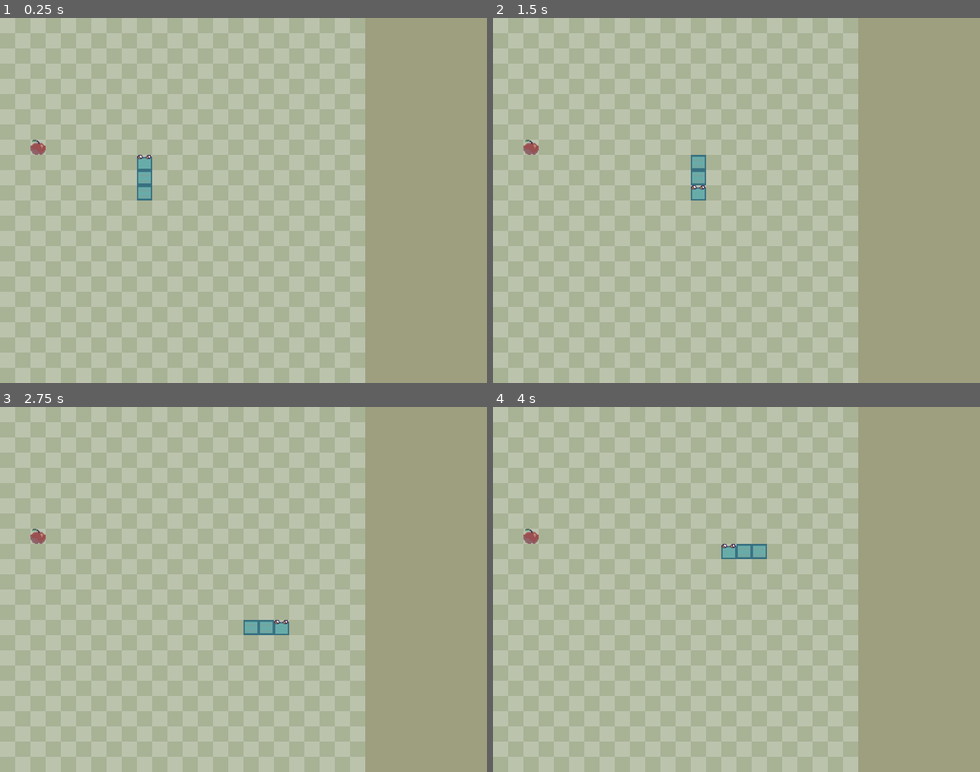
Above: before the commit, frames 1-4 (two rows, left to right).
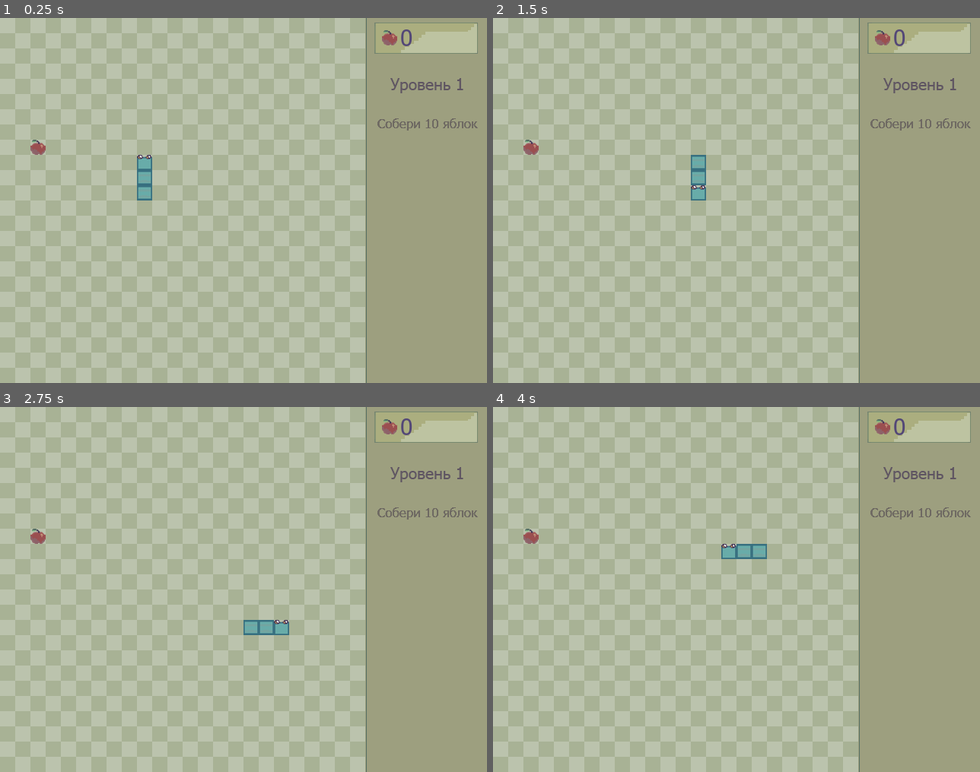
Above: after the commit, the same moments.

Repository: CyberTechWiz/snake-and-pulse
Game: Godot game, scene res://scenes/levels/lvl_1.tscn
Same seed, same stepped clock (60 frames per second), same inputs: the game is played once before the commit and once after it.
Inputs:
- Up to frame 1 (0.25 s): no input
- Up to frame 2 (1.5 s): tap Enter at 0.5 s; hold D (move_right) 0.53-1.28 s; hold S (move_down) from 1.28 s (still down)
- Up to frame 3 (2.75 s): release S (move_down) at 2.03 s; hold D (move_right) from 2.03 s (still down)
- Up to frame 4 (4 s): release D (move_right) at 2.78 s; hold W (move_up) 2.78-3.53 s; hold A (move_left) from 3.53 s (still down)

The runs differ from the first frame. In frame 1, 1.6% of the frame differs, in the area x 75-99%, y 0-100%; in frame 2, 1.6%; in frame 3, 1.6%; in frame 4, 1.6%.

Commit message:
first level
added a window after the game and the design of the first level

Diff:
--- /dev/null
+++ b/scenes/buttons/main_menu_button.tscn
@@ -0,0 +1,12 @@
+[gd_scene load_steps=4 format=3 uid="uid://b4ntwsspekdo3"]
+
+[ext_resource type="Texture2D" uid="uid://yrnvxpjriwot" path="res://art/button/main menu 1.png" id="1_c3ljf"]
+[ext_resource type="Texture2D" uid="uid://b0djpgbyjojws" path="res://art/button/main menu 3.png" id="2_m4vx6"]
+[ext_resource type="Texture2D" uid="uid://caderxj4pqq4o" path="res://art/button/main menu 2.png" id="3_h8af0"]
+
+[node name="MainMenuButton" type="TextureButton"]
+offset_right = 40.0
+offset_bottom = 40.0
+texture_normal = ExtResource("1_c3ljf")
+texture_pressed = ExtResource("2_m4vx6")
+texture_hover = ExtResource("3_h8af0")
--- /dev/null
+++ b/scenes/buttons/replay_button.tscn
@@ -0,0 +1,10 @@
+[gd_scene load_steps=4 format=3 uid="uid://dfatqidpiop7b"]
+
+[ext_resource type="Texture2D" uid="uid://cw8x3h1hruan3" path="res://art/button/replay 1.png" id="1_2lb02"]
+[ext_resource type="Texture2D" uid="uid://bjbgts4mwadmc" path="res://art/button/replay 3.png" id="2_1fgg6"]
+[ext_resource type="Texture2D" uid="uid://bgxuc85jv0p5d" path="res://art/button/replay 2.png" id="3_kethu"]
+
+[node name="ReplayButton" type="TextureButton"]
+texture_normal = ExtResource("1_2lb02")
+texture_pressed = ExtResource("2_1fgg6")
+texture_hover = ExtResource("3_kethu")
--- a/scenes/food/Apple.gd
+++ b/scenes/food/Apple.gd
@@ -2,13 +2,40 @@
 
 @export var food_type: String = "apple"
 
+
+
+@export var disappear_time: float = 0.5
+
+var start_position: Vector2
+var target_position: Vector2
+var start_scale: Vector2
+var start_time: float
+var is_disappearing: bool = false
+
+
+
 var food_pos : Vector2
 
 func _ready():
-	var mob_types = $AnimatedSprite2D.sprite_frames.get_animation_names()
-	$AnimatedSprite2D.play(mob_types[randi() % mob_types.size()])
+	start_scale = scale
+	#connect("body_entered", self, "_on_body_entered")
 
 
+func _process(delta):
+	if is_disappearing:
+		var elapsed_time = (Time.get_ticks_msec() / 1000.0) - start_time
+		var t = min(elapsed_time / disappear_time, 1.0)
+		position = start_position.lerp(target_position, t)
+		scale = start_scale.lerp(Vector2(0, 0), t)
+		if t >= 1.0:
+			queue_free()
 
-func _on_player_game_over():
-	queue_free()
+func disappear_to(target_pos: Vector2):
+	start_position = position
+	target_position = target_pos
+	start_time = Time.get_ticks_msec() / 1000.0
+	is_disappearing = true
+
+func _on_body_entered(body):
+	if body.is_in_group("Snake"):
+		disappear_to(body.position)
--- a/scenes/game_over_menu.tscn
+++ /dev/null
@@ -1,3 +0,0 @@
-[gd_scene format=3 uid="uid://d2pic0kmax8f4"]
-
-[node name="GameOverMenu" type="CanvasLayer"]
--- /dev/null
+++ b/scenes/levels/Task_completed.gd
@@ -0,0 +1,11 @@
+extends RichTextLabel
+
+
+# Called when the node enters the scene tree for the first time.
+func _ready():
+	center_rich_text_label()
+
+
+# Called every frame. 'delta' is the elapsed time since the previous frame.
+func _process(delta):
+	pass
--- a/scenes/levels/lvl_1.gd
+++ b/scenes/levels/lvl_1.gd
@@ -6,9 +6,11 @@
 
 signal start_new_game
 signal food_was_eaten
+signal Update_ScoreLabel_on_game_over(score)
 
 var snake_data
 var apples = []  # Глобальный массив для хранения ссылок на яблоки
+var player
 
 # сетка
 var cells : int = 24
@@ -20,10 +22,11 @@
 
 # Called when the node enters the scene tree for the first time.
 func _ready():
+	$Background_music.play()
+	$GameOverMenu.hide()
 	# Получаем ссылку на узел player
-	var player = $Player
+	player = $Player
 	#получаем данные о змейке из сцены игрока
-	snake_data = player.get_snake_data()
 	new_game()
 
 # Called every frame. 'delta' is the elapsed time since the previous frame.
@@ -31,35 +34,53 @@
 	pass
 
 func new_game():
+	$TaskCompleted.hide()
 	score = 0
-	$SpawnApplesTimer.start()
-	$Timer.start()
+	update_score(score)
+	$Timer_chek_apple.start()
 	emit_signal("start_new_game")
 	move_apples()
 
 func move_apples():
+	snake_data = player.get_snake_data()
 	while regen_apples:
 		regen_apples = false
 		food_pos = Vector2(randi_range(0, cells - 1), randi_range(0, cells - 1))
 		for i in snake_data:
 			if food_pos == i:
 				regen_apples = true
+
 	$Apple.position = (food_pos * cell_size) + Vector2(cell_size / 2, cell_size / 2)
 	regen_apples = true
 
+
 func _on_player_game_over():
-	$SpawnApplesTimer.stop()
+	emit_signal("Update_ScoreLabel_on_game_over", score)
+	$GameOverMenu.show()
+	$Timer_chek_apple.stop()
+
 
 
 # Проверка на поедание еды (только яблоки)
 func check_food_eaten():
+	snake_data = player.get_snake_data()
 	if snake_data[0] == food_pos:
 		score += 1
+		update_score(score)
 		emit_signal("food_was_eaten")
 		move_apples()
 
 
+func _on_game_over_menu_restart():
+	$GameOverMenu.hide()
+	new_game()
 
-func _on_timer_timeout():
+
+func update_score(score):
+	$ScoreLabel.text = str(score)
+	if score == 10:
+		$TaskCompleted.show()
+
+
+func _on_timer_chek_apple_timeout():
 	check_food_eaten()
-	print(score)
--- a/scenes/levels/lvl_1.tscn
+++ b/scenes/levels/lvl_1.tscn
@@ -1,9 +1,13 @@
-[gd_scene load_steps=7 format=3 uid="uid://chvmqd7r1h3i7"]
+[gd_scene load_steps=11 format=3 uid="uid://chvmqd7r1h3i7"]
 
 [ext_resource type="Script" path="res://scenes/levels/lvl_1.gd" id="1_3ojlo"]
 [ext_resource type="Texture2D" uid="uid://bwi5fmpub3k1d" path="res://art/menus/tilemap.png" id="4_rg3y7"]
 [ext_resource type="PackedScene" uid="uid://bt3dggl2p6ssf" path="res://scenes/food/Apple.tscn" id="4_yca7a"]
 [ext_resource type="PackedScene" uid="uid://3o25pwr3refe" path="res://scenes/player/player.tscn" id="5_2khqk"]
+[ext_resource type="PackedScene" uid="uid://d2pic0kmax8f4" path="res://scenes/menus/game_over_menu.tscn" id="5_ht16u"]
+[ext_resource type="Texture2D" uid="uid://wxl165xaak4a" path="res://art/menus/lvl 1.png" id="6_aosvi"]
+[ext_resource type="FontFile" uid="uid://bh5qqs5whlyvo" path="res://art/fonts/tahoma.ttf" id="7_ma4u2"]
+[ext_resource type="AudioStream" uid="uid://b1tra2ggt8kb3" path="res://art/sounds/Yume 2kki OST - Cog Maze (Extended).mp3" id="8_k4chf"]
 
 [sub_resource type="TileSetAtlasSource" id="TileSetAtlasSource_tiql5"]
 texture = ExtResource("4_rg3y7")
@@ -26,22 +30,51 @@
 format = 2
 layer_0/tile_data = PackedInt32Array(0, 1, 0, 2, 1, 0, 4, 1, 0, 6, 1, 0, 8, 1, 0, 10, 1, 0, 12, 1, 0, 14, 1, 0, 16, 1,  …(12963 unchanged characters)…
 
-[node name="Player" parent="." instance=ExtResource("5_2khqk")]
+[node name="Player" parent="." groups=["Snake"] instance=ExtResource("5_2khqk")]
 
 [node name="Apple" parent="." groups=["Apples"] instance=ExtResource("4_yca7a")]
 position = Vector2(15, -28)
 
-[node name="SpawnApplesTimer" type="Timer" parent="."]
-wait_time = 5.0
-
-[node name="Timer" type="Timer" parent="."]
+[node name="Timer_chek_apple" type="Timer" parent="."]
 wait_time = 0.1
 
+[node name="GameOverMenu" parent="." instance=ExtResource("5_ht16u")]
+visible = false
+
+[node name="sidebar lvl1" type="TextureRect" parent="."]
+offset_right = 40.0
+offset_bottom = 40.0
+texture = ExtResource("6_aosvi")
+
+[node name="ScoreLabel" type="RichTextLabel" parent="."]
+offset_left = 526.0
+offset_top = 6.0
+offset_right = 627.0
+offset_bottom = 47.0
+theme_override_colors/default_color = Color(0.323415, 0.280263, 0.465223, 1)
+theme_override_fonts/normal_font = ExtResource("7_ma4u2")
+theme_override_font_sizes/normal_font_size = 30
+text = "0"
+
+[node name="TaskCompleted" type="Label" parent="."]
+offset_left = 489.0
+offset_top = 157.0
+offset_right = 636.0
+offset_bottom = 180.0
+theme_override_colors/font_color = Color(0.34919, 0.404383, 0.122917, 1)
+theme_override_fonts/font = ExtResource("7_ma4u2")
+text = "Задание выполнено"
+
+[node name="Background_music" type="AudioStreamPlayer2D" parent="."]
+stream = ExtResource("8_k4chf")
+volume_db = -6.613
+
+[connection signal="Update_ScoreLabel_on_game_over" from="." to="GameOverMenu" method="_on_lvl_1_update_score_label_on_game_over"]
 [connection signal="food_was_eaten" from="." to="Player" method="_on_lvl_1_food_was_eaten"]
 [connection signal="food_was_eaten" from="." to="Apple" method="_on_lvl_1_food_was_eaten"]
 [connection signal="start_new_game" from="." to="Player" method="new_game"]
 [connection signal="food_was_eaten" from="Player" to="Apple" method="_on_player_food_was_eaten"]
 [connection signal="game_over" from="Player" to="." method="_on_player_game_over"]
 [connection signal="game_over" from="Player" to="Apple" method="_on_player_game_over"]
-[connection signal="timeout" from="SpawnApplesTimer" to="." method="_on_spawn_apples_timer_timeout"]
-[connection signal="timeout" from="Timer" to="." method="_on_timer_timeout"]
+[connection signal="timeout" from="Timer_chek_apple" to="." method="_on_timer_chek_apple_timeout"]
+[connection signal="restart" from="GameOverMenu" to="." method="_on_game_over_menu_restart"]
--- /dev/null
+++ b/scenes/menus/game_over_menu.gd
@@ -0,0 +1,39 @@
+extends CanvasLayer
+
+signal restart
+signal main_menu
+
+var score = 0
+var record_score = 0
+var total_score_of_apples = 0
+
+# Called when the node enters the scene tree for the first time.
+func _ready():
+	$RecordText2.hide()
+
+
+# Called every frame. 'delta' is the elapsed time since the previous frame.
+func _process(delta):
+	pass
+
+#Начинаем игру заново
+func _on_replay_button_pressed():
+	restart.emit()
+
+
+#Перемещаемся в главное меню
+func _on_main_menu_button_pressed():
+	main_menu.emit()
+
+
+#Обновляем счёт на экране конца иры
+func _on_lvl_1_update_score_label_on_game_over(score):
+	$ScoreLabel_on_game_over.text = str(score)
+	# Загружаем текущий рекорд при запуске игры
+	#record_score = load_record_score()
+	#print("Current record loaded: ", record_score)
+	if score > record_score:
+		$Record.text = str(score)
+	else:
+		$Record.text = str(record_score)
+	#save_record_score(score)
--- /dev/null
+++ b/scenes/menus/game_over_menu.tscn
@@ -0,0 +1,91 @@
+[gd_scene load_steps=6 format=3 uid="uid://d2pic0kmax8f4"]
+
+[ext_resource type="Texture2D" uid="uid://dy7yv347bnmkk" path="res://art/menus/game over.png" id="1_77hhx"]
+[ext_resource type="Script" path="res://scenes/menus/game_over_menu.gd" id="1_r5xug"]
+[ext_resource type="PackedScene" uid="uid://b4ntwsspekdo3" path="res://scenes/buttons/main_menu_button.tscn" id="2_q28ux"]
+[ext_resource type="PackedScene" uid="uid://dfatqidpiop7b" path="res://scenes/buttons/replay_button.tscn" id="3_kks85"]
+[ext_resource type="FontFile" uid="uid://bh5qqs5whlyvo" path="res://art/fonts/tahoma.ttf" id="5_cqgrr"]
+
+[node name="GameOverMenu" type="CanvasLayer"]
+script = ExtResource("1_r5xug")
+
+[node name="TextureRect" type="TextureRect" parent="."]
+anchors_preset = 8
+anchor_left = 0.5
+anchor_top = 0.5
+anchor_right = 0.5
+anchor_bottom = 0.5
+offset_left = -254.0
+offset_top = -189.5
+offset_right = 254.0
+offset_bottom = 189.5
+grow_horizontal = 2
+grow_vertical = 2
+texture = ExtResource("1_77hhx")
+
+[node name="MainMenuButton" parent="." instance=ExtResource("2_q28ux")]
+anchors_preset = 8
+anchor_left = 0.5
+anchor_top = 0.5
+anchor_right = 0.5
+anchor_bottom = 0.5
+offset_left = -77.0
+offset_top = 103.0
+offset_right = 81.0
+offset_bottom = 150.0
+grow_horizontal = 2
+grow_vertical = 2
+stretch_mode = 3
+
+[node name="ReplayButton" parent="." instance=ExtResource("3_kks85")]
+anchors_preset = 8
+anchor_left = 0.5
+anchor_top = 0.5
+anchor_right = 0.5
+anchor_bottom = 0.5
+offset_left = -107.0
+offset_top = 15.0
+offset_right = 117.0
+offset_bottom = 80.0
+grow_horizontal = 2
+grow_vertical = 2
+stretch_mode = 3
+
+[node name="ScoreLabel_on_game_over" type="RichTextLabel" parent="."]
+offset_left = 304.0
+offset_top = 85.0
+offset_right = 452.0
+offset_bottom = 188.0
+theme_override_colors/default_color = Color(0.329197, 0.386009, 0.363279, 1)
+theme_override_fonts/normal_font = ExtResource("5_cqgrr")
+theme_override_font_sizes/normal_font_size = 70
+text = "0"
+
+[node name="RecordText" type="Label" parent="."]
+offset_left = 224.0
+offset_top = 182.0
+offset_right = 287.0
+offset_bottom = 205.0
+theme_override_colors/font_color = Color(0.406528, 0.297707, 0.437199, 1)
+theme_override_fonts/font = ExtResource("5_cqgrr")
+text = "Рекорд:"
+
+[node name="Record" type="Label" parent="."]
+offset_left = 283.0
+offset_top = 182.0
+offset_right = 323.0
+offset_bottom = 205.0
+theme_override_colors/font_color = Color(0.515446, 0.256667, 0.295346, 1)
+text = "0"
+
+[node name="RecordText2" type="Label" parent="."]
+offset_left = 208.0
+offset_top = 206.0
+offset_right = 319.0
+offset_bottom = 229.0
+theme_override_colors/font_color = Color(0.357884, 0.389131, 0.301625, 1)
+theme_override_fonts/font = ExtResource("5_cqgrr")
+text = "Новый рекорд!"
+
+[connection signal="pressed" from="MainMenuButton" to="." method="_on_main_menu_button_pressed"]
+[connection signal="pressed" from="ReplayButton" to="." method="_on_replay_button_pressed"]
--- a/scenes/player/Player.gd
+++ b/scenes/player/Player.gd
@@ -7,7 +7,7 @@
 signal game_over
 
 var lvl
-var food_pos : Vector2
+var food_pos : Vector2 = Vector2(10, 10)
 
 # сетка
 var cells : int = 24
@@ -41,6 +41,7 @@
 		print("Parent node is null")
 
 func new_game():
+	clear_snake()
 	move_direction = up
 	can_move = true
 	generate_snake()
@@ -138,4 +139,13 @@
 
 
 func _on_lvl_1_food_was_eaten():
+	$Sound_biting.play()
 	add_segment(old_data[-1])
+
+
+#Очистка змейки для переигрывания уровня
+func clear_snake():
+	for segment in snake:
+		segment.queue_free()  # Удаляет сегмент из сцены
+	snake.clear()  # Очищает список сегментов
+	snake_data.clear()  # Очищает данные о позиции змейки
--- /dev/null
+++ b/scenes/player/Sound_biting.gd
@@ -0,0 +1,11 @@
+extends AudioStreamPlayer2D
+
+
+# Called when the node enters the scene tree for the first time.
+func _ready():
+	pass # Replace with function body.
+
+
+# Called every frame. 'delta' is the elapsed time since the previous frame.
+func _process(delta):
+	pass
--- a/scenes/player/player.tscn
+++ b/scenes/player/player.tscn
@@ -1,8 +1,9 @@
-[gd_scene load_steps=4 format=3 uid="uid://3o25pwr3refe"]
+[gd_scene load_steps=5 format=3 uid="uid://3o25pwr3refe"]
 
 [ext_resource type="Script" path="res://scenes/player/Player.gd" id="1_lqus1"]
 [ext_resource type="PackedScene" uid="uid://n4ubgnc4y586" path="res://scenes/player/player_head.tscn" id="2_ve72v"]
 [ext_resource type="PackedScene" uid="uid://bahr3d8g4nlv4" path="res://scenes/player/player_body.tscn" id="3_3hdpc"]
+[ext_resource type="AudioStream" uid="uid://oamm4cyuq75p" path="res://art/sounds/nut.mp3" id="4_5qct2"]
 
 [node name="Player" type="Node"]
 script = ExtResource("1_lqus1")
@@ -12,4 +13,7 @@
 [node name="MoveTimer" type="Timer" parent="."]
 wait_time = 0.15
 
+[node name="Sound_biting" type="AudioStreamPlayer2D" parent="."]
+stream = ExtResource("4_5qct2")
+
 [connection signal="timeout" from="MoveTimer" to="." method="_on_move_timer_timeout"]
Binary file added: art/button/button bush 1.png
Not shown, added: art/button/button bush 1.png.import
Binary file added: art/button/button bush 2.png
Not shown, added: art/button/button bush 2.png.import
Binary file added: art/button/button bush 3.png
Not shown, added: art/button/button bush 3.png.import
Binary file changed: art/button/button play 1.png
Not shown, changed: art/button/button play 1.png.import
Binary file changed: art/button/button play 2.png
Not shown, changed: art/button/button play 2.png.import
Binary file added: art/button/button play 3.png
Not shown, added: art/button/button play 3.png.import
(and 51 more such lines)
